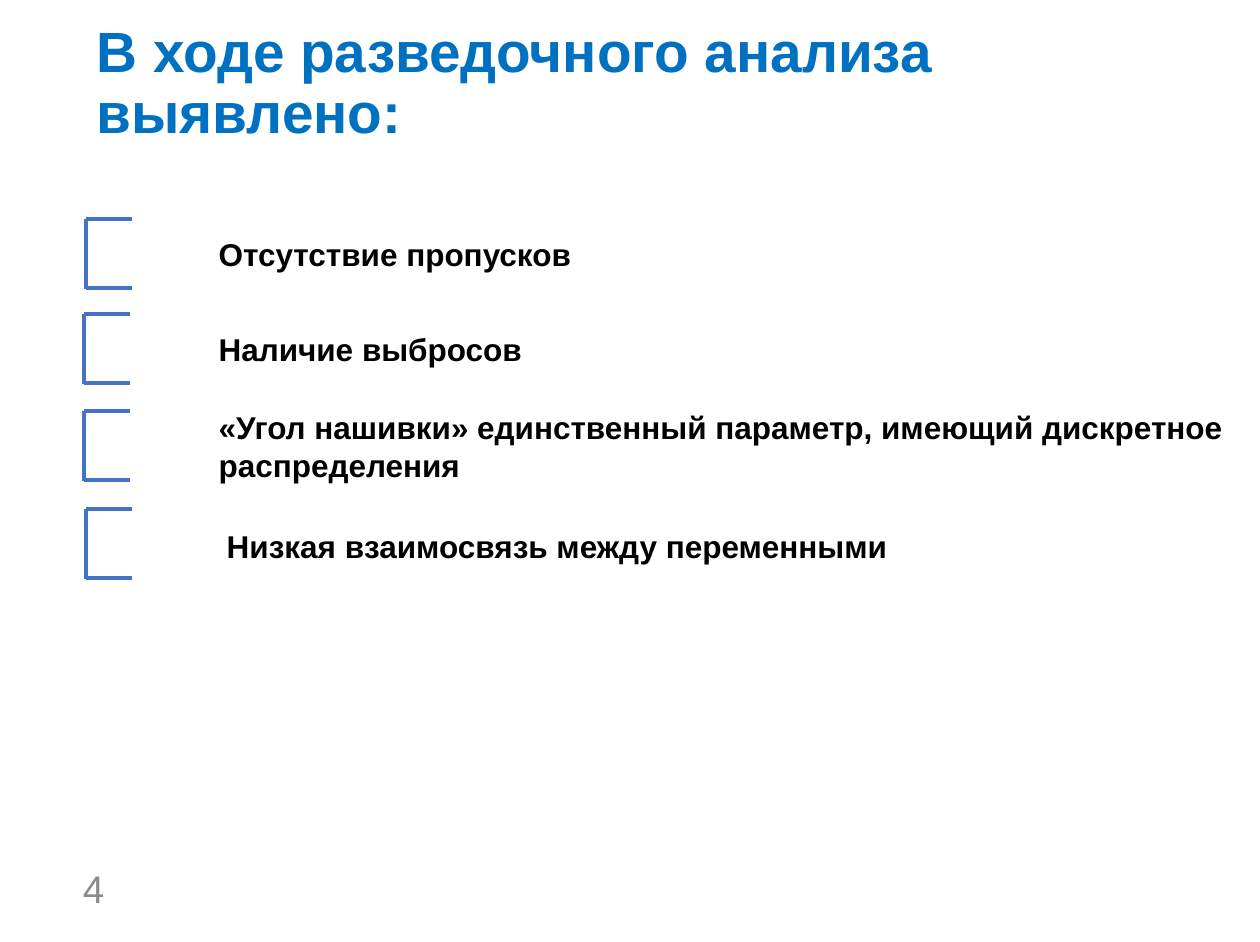
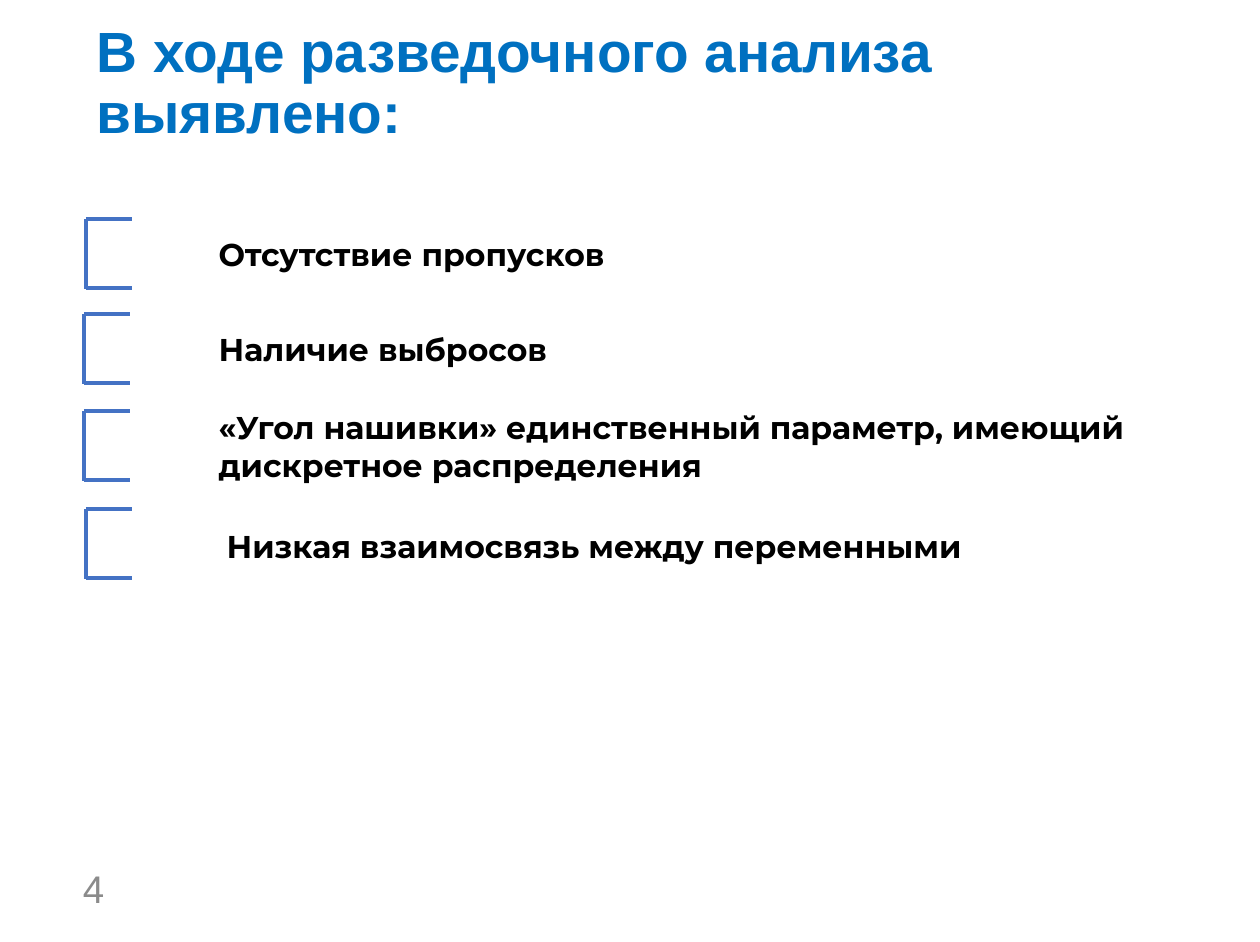
Before and after one commit to 00Maria/VKR, a slide deck: slide 4 of Презентация Калиновская МВ.pptx. Drawn at 1260x942 pixels with LibreOffice and Linux fonts; fonts in the diff are those of the drawing; background and template pictures are left out. Boxes give left, top, right and bottom in pixels: in the first picture for what was removed or moved away, otherwise in the second. Text is boxed around its words. In the diff, an @@ line names an element or a change of style, - is before the commit and + after.

```diff
--- a/Презентация Калиновская МВ.pptx
+++ b/Презентация Калиновская МВ.pptx
@@ font Arial to Montserrat in 4 elements at <box>219,243,605,273</box>, <box>219,337,547,367</box>, <box>219,415,1124,483</box>, <box>227,536,962,565</box> @@
```
Also in this commit, not shown: 5 other slides changed, 2 other files.
